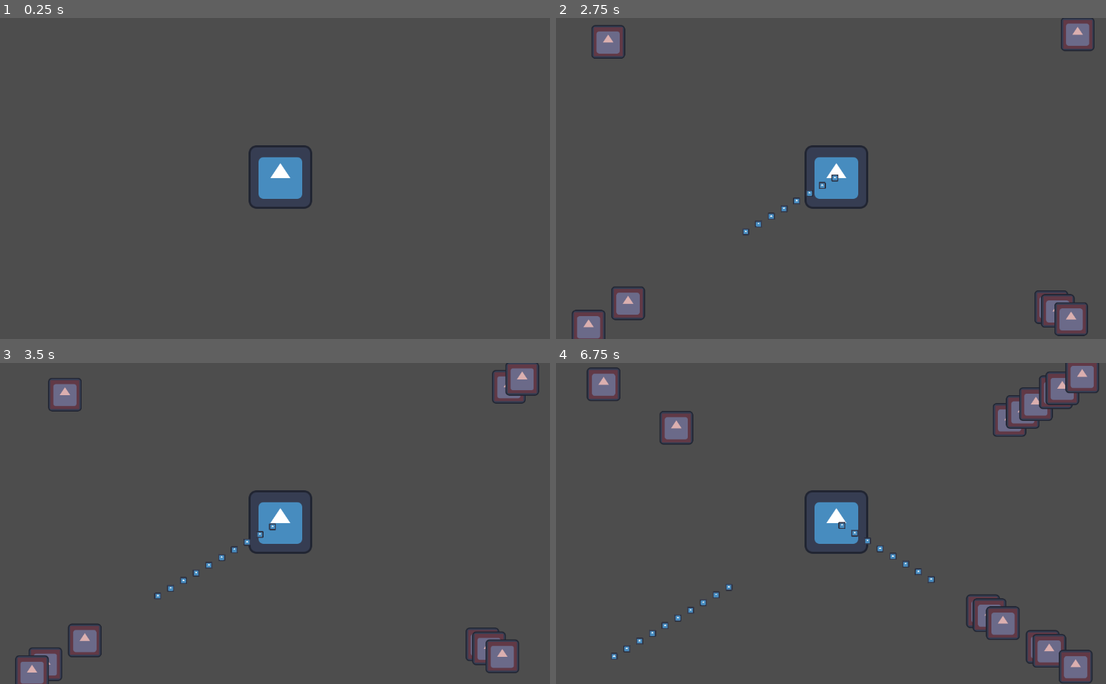
Above: before the commit, frames 1-4 (two rows, left to right).
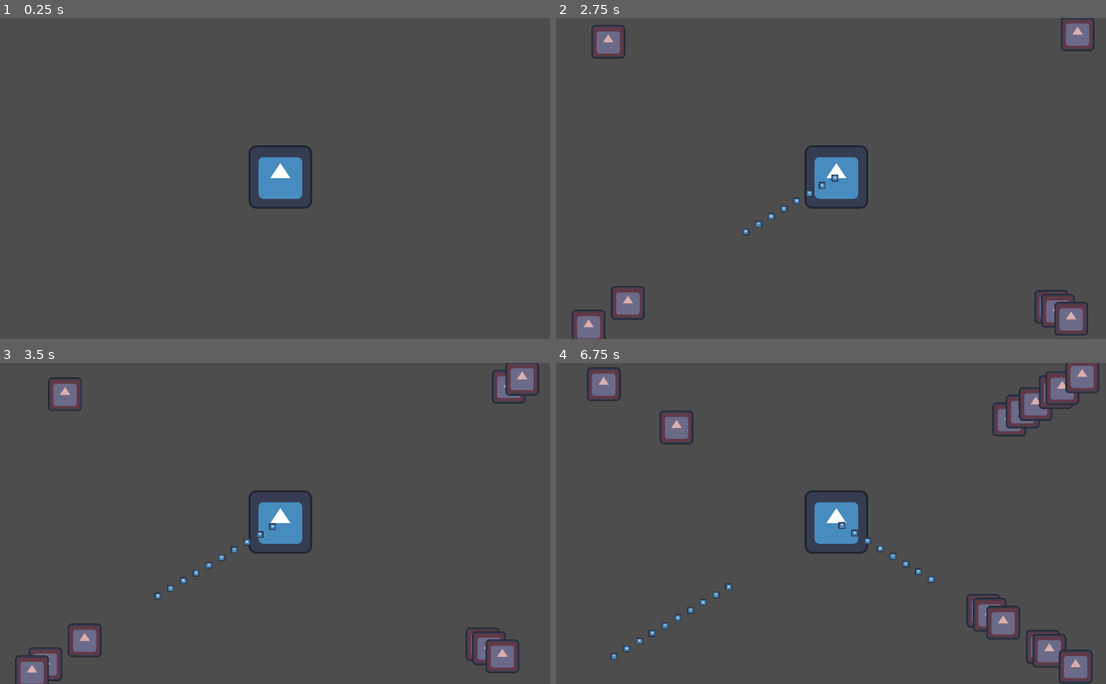
Above: after the commit, the same moments.

Repository: romaindurand/godot-tower-defense
Game: Godot game, scene res://scenes/game.tscn
Same seed, same stepped clock (60 frames per second), same inputs: the game is played once before the commit and once after it. The engine's default icon, where the game draws it, is replaced by a stand-in: a white triangle on a blue panel in a dark square.
Inputs:
- Up to frame 1 (0.25 s): no input
- Up to frame 2 (2.75 s): no input
- Up to frame 3 (3.5 s): no input
- Up to frame 4 (6.75 s): no input

Frame 1 is identical in both runs. In frame 2, 0.1% of the frame differs, in the area x 8-97%, y 7-100%; in frame 3, less than 0.1%; in frame 4, 0.4%, in the area x 5-92%, y 2-93%.

Commit message:
refactor MoveComponent to support directional and target-based movement. remove more trigonometry

Diff:
--- a/components/move.gd
+++ b/components/move.gd
@@ -1,11 +1,24 @@
 class_name MoveComponent extends Node
 
-var angle = 0.0
-var speed = 0.0
+enum MoveMode { DIRECTIONAL, TARGET_NODE }
+
+@export var mode: MoveMode = MoveMode.DIRECTIONAL
+@export var speed: float = 100.0
+
+var direction: Vector2 = Vector2.ZERO
+var target: Node2D
 
 func _process(delta: float) -> void:
 	var parent = get_parent()
-	if parent is Node2D:
-		# Crée un vecteur direction partir de l'angle (en radians) et on le multiplie par la vitesse
-		var velocity = Vector2.from_angle(angle) * speed
-		parent.position += velocity * delta
+	if not parent is Node2D:
+		return
+
+	var step = speed * delta
+
+	match mode:
+		MoveMode.DIRECTIONAL:
+			parent.position += direction.normalized() * step
+
+		MoveMode.TARGET_NODE:
+			if is_instance_valid(target):
+				parent.position = parent.position.move_toward(target.global_position, step)
--- a/scenes/enemy.tscn
+++ b/scenes/enemy.tscn
@@ -31,6 +31,8 @@
 
 [node name="MoveComponent" type="Node2D" parent="." unique_id=1390479406]
 script = ExtResource("3_4ra3w")
+mode = 1
+speed = 40.0
 metadata/_custom_type_script = "uid://dytdgyhfjq5qb"
 
 [connection signal="body_entered" from="Area2D" to="." method="_on_area_2d_body_entered"]
--- a/scripts/bullet.gd
+++ b/scripts/bullet.gd
@@ -2,11 +2,8 @@
 
 @onready var move_component: MoveComponent = $MoveComponent
 
-func _ready() -> void:
-	set_speed(100)
-
 func set_direction(new_angle: float) -> void:
-	move_component.angle = new_angle
+	move_component.direction = Vector2.from_angle(new_angle)
 
 func set_speed(new_speed: float) -> void:
 	move_component.speed = new_speed
--- a/scripts/enemy.gd
+++ b/scripts/enemy.gd
@@ -3,17 +3,11 @@
 
 # Called when the node enters the scene tree for the first time.
 func _ready() -> void:
-	move_component.speed = 40
-	# direction vers le centre de la carte (0, 0)
-	move_component.angle = position.direction_to(Vector2.ZERO).angle()
+	move_component.target = get_parent().get_node_or_null("Tower")
 
 func _on_area_2d_body_entered(body: Node2D) -> void:
-	print("collision")
-	print(body)
 	if body is Bullet:
-		print("collision with bullet")
 		var game: Game = get_parent()
 		game.enemies.erase(self)
-		print(game.enemies.size())
 		queue_free()
 		body.queue_free()
